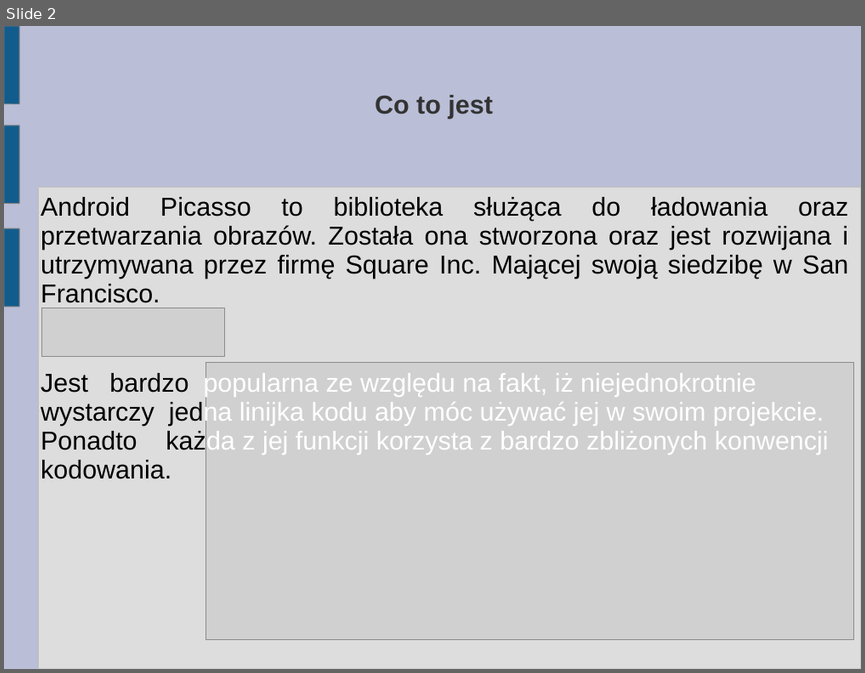
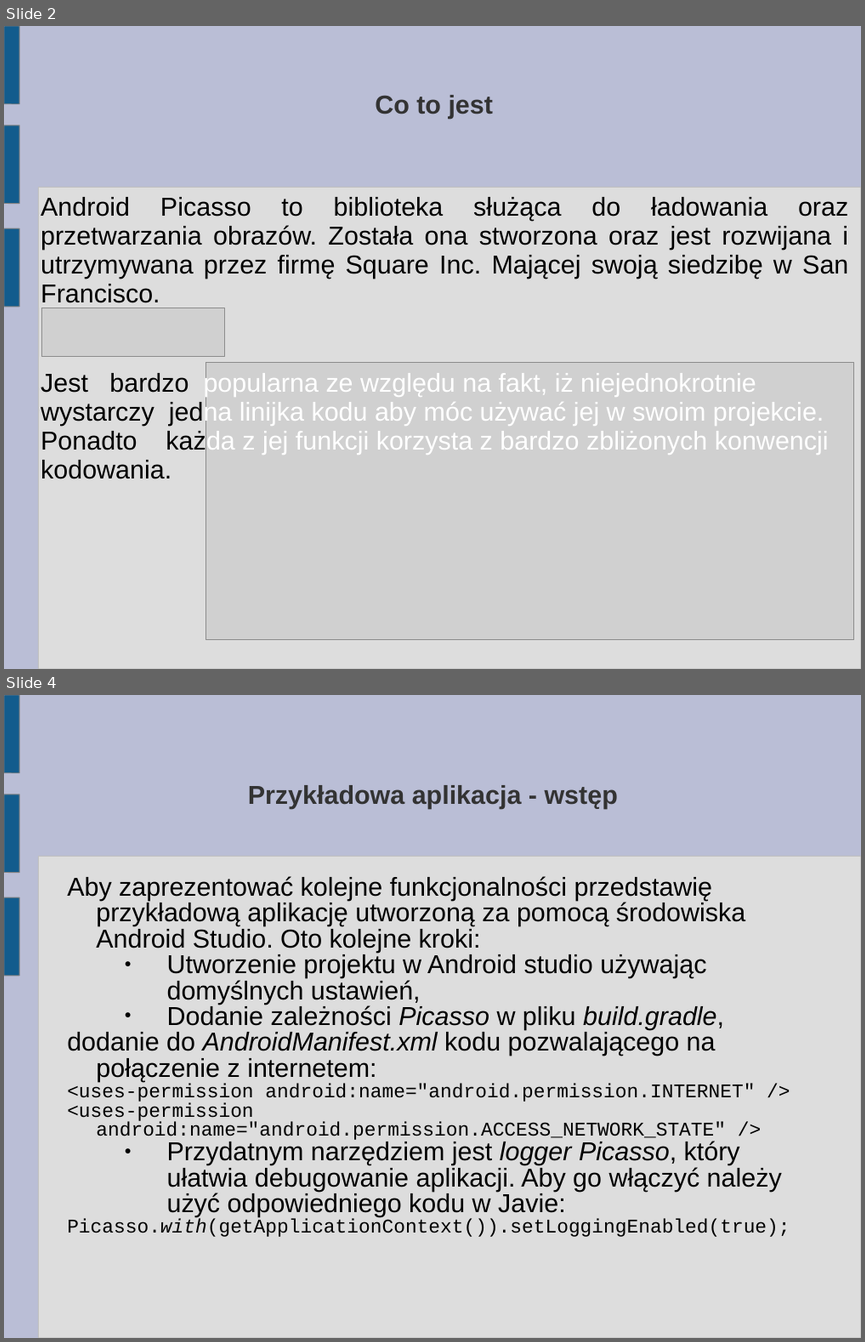
Before and after one commit to karolbisztyga/studies, a slide deck: android/picassopresentation/prezentacja.ppt. Shown one above the other, each under a label of ours: slide 2 before the commit, slides 2 and 4 after it; the slides between them are not shown. The pictures are 865x673 and 865x1342 pixels, drawn with LibreOffice and Linux fonts; fonts in the diff are those of the drawing; grey boxes stand for pictures. Boxes give left, top, right and bottom in pixels: in the first picture for what was removed or moved away, otherwise in the second. Text is boxed around its words. In the diff, an @@ line names an element or a change of style, - is before the commit and + after.

```diff
--- a/android/picassopresentation/prezentacja.ppt
+++ b/android/picassopresentation/prezentacja.ppt
@@ slide 4 added at (x1=4, y1=695, x2=861, y2=1338), background #BABED6; not listed: 4 template elements that a slide beside it also shows @@
@@ title added at (x1=248, y1=785, x2=618, y2=809), 24 pt, text #333333, bold @@
+Przykładowa aplikacja - wstęp
@@ text added at (x1=67, y1=876, x2=789, y2=1236), 24 pt, text #000000 @@
+Aby zaprezentować kolejne funkcjonalności przedstawię przykładową aplikację utworzoną za pomocą środowiska Android Studio. Oto kolejne kroki:
+  ● Utworzenie projektu w Android studio używając domyślnych ustawień,
+  ● Dodanie zależności Picasso w pliku build.gradle,
+dodanie do AndroidManifest.xml kodu pozwalającego na połączenie z internetem:
+<uses-permission android:name="android.permission.INTERNET" />
+<uses-permission android:name="android.permission.ACCESS_NETWORK_STATE" />
+  ● Przydatnym narzędziem jest logger Picasso, który ułatwia debugowanie aplikacji. Aby go włączyć należy użyć odpowiedniego kodu w Javie:
+Picasso.with(getApplicationContext()).setLoggingEnabled(true);
```
Also in this commit, not shown: 12 other slides added, 1 slide removed, 2 other files.
